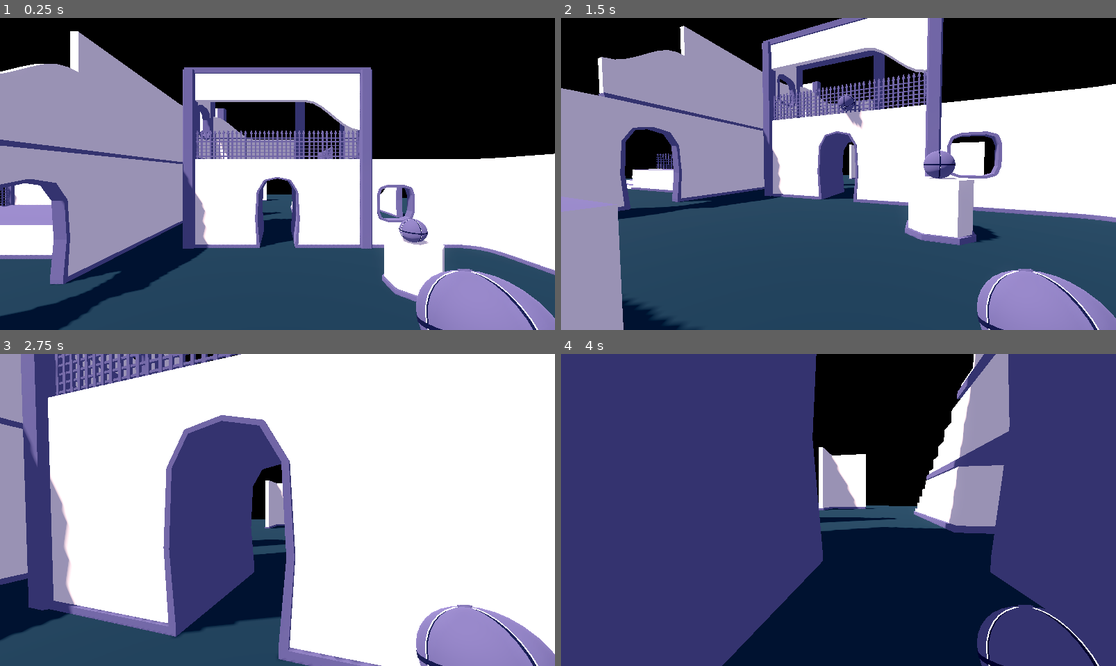
Above: before the commit, frames 1-4 (two rows, left to right).
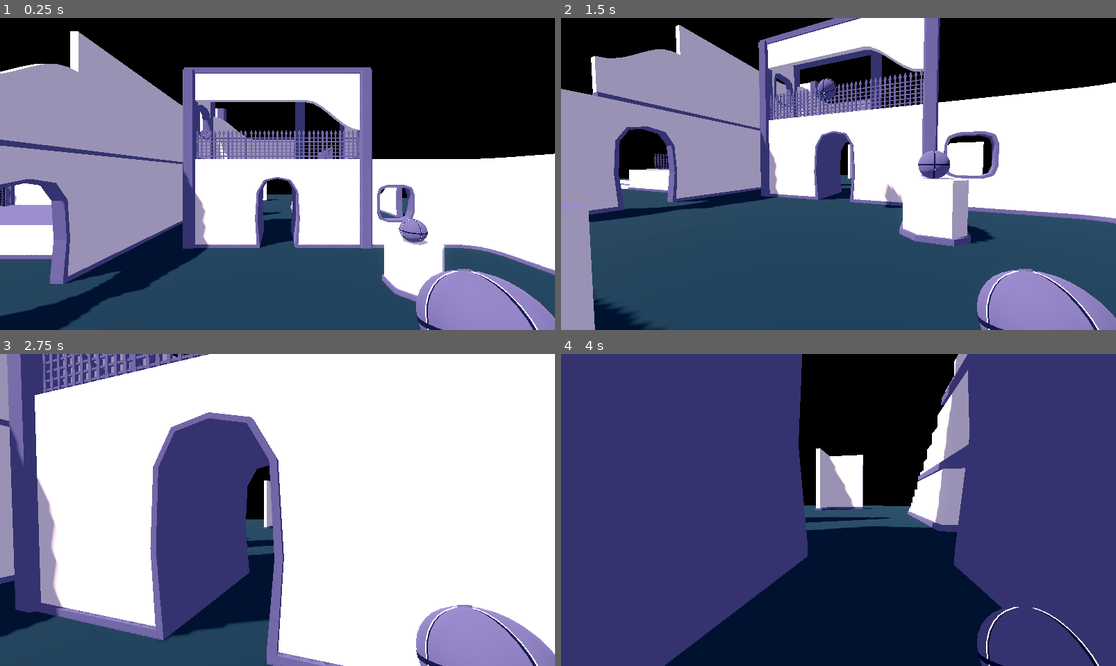
Above: after the commit, the same moments.

Repository: CANSLP/vfx-suite
Game: Godot game, scene res://scenes/test_scene.tscn
Same seed, same stepped clock (60 frames per second), same inputs: the game is played once before the commit and once after it.
Inputs (mouse positions are in pixels of both pictures, inside the frame that each line leads up to):
- Up to frame 1 (0.25 s): no input
- Up to frame 2 (1.5 s): tap Enter at 0.5 s; move the mouse to (960, 158) at 0.52 s; press the mouse at (960, 158) at 0.53 s; hold D (rightward) 0.53-1.28 s; tap Space (jump) at 0.77 s; move the mouse to (810, 174) at 1.27 s; release the mouse at (810, 174) at 1.28 s; hold W (forward) from 1.28 s (still down); tap Shift (crouch) at 1.35 s
- Up to frame 3 (2.75 s): keep holding W (forward); tap Space (jump) at 1.52 s; move the mouse to (288, 503) at 2.02 s; hold Ctrl (run) from 2.03 s (still down)
- Up to frame 4 (4 s): keep holding W (forward); move the mouse to (832, 516) at 2.77 s; release Ctrl (run) at 2.78 s; click (832, 516) at 2.85 s; tap Space (jump) at 3.02, 3.77 s; move the mouse to (877, 513) at 3.52 s; hold Shift (crouch) from 3.53 s (still down)

The runs differ from the first frame. In frame 1, less than 0.1% of the frame differs, in the area x 72-77%, y 64-73%; in frame 2, 11%; in frame 3, 15%, in the area x 0-69%, y 0-100%; in frame 4, 12%.

Commit message:
bomb progress

Diff:
--- /dev/null
+++ b/assets/materials/fx/fx_bomb_blast.tres
@@ -0,0 +1,10 @@
+[gd_resource type="ShaderMaterial" load_steps=2 format=3 uid="uid://cxyxmn0oxsilx"]
+
+[ext_resource type="Shader" path="res://assets/shaders/fx_bomb_blast.gdshader" id="1_41kcm"]
+
+[resource]
+render_priority = 0
+shader = ExtResource("1_41kcm")
+shader_parameter/color = Vector3(0.1, 1, 1)
+shader_parameter/time = 0.0
+shader_parameter/brightness = 5.0
--- /dev/null
+++ b/assets/shaders/bomb_rays.gdshader
@@ -0,0 +1,18 @@
+shader_type spatial;
+render_mode unshaded, cull_disabled;
+
+void vertex() {
+	// Called for every vertex the material is visible on.
+}
+
+void fragment() {
+	float t = COLOR.x;
+	if(t<0.01){
+		discard;
+	}
+}
+
+//void light() {
+	// Called for every pixel for every light affecting the material.
+	// Uncomment to replace the default light processing function with this one.
+//}
--- /dev/null
+++ b/assets/shaders/fx_bomb_blast.gdshader
@@ -0,0 +1,42 @@
+shader_type spatial;
+render_mode cull_disabled, unshaded, blend_add;
+uniform vec3 color;
+uniform float time = 0.5;
+uniform float brightness = 0.5;
+
+float mod289_1(float x){return x - floor(x * (1.0 / 289.0)) * 289.0;}
+vec4 mod289_4(vec4 x){return x - floor(x * (1.0 / 289.0)) * 289.0;}
+vec4 perm(vec4 x){return mod289_4(((x * 34.0) + 1.0) * x);}
+float noise(vec3 p){
+    vec3 a = floor(p);
+    vec3 d = p - a;
+    d = d * d * (3.0 - 2.0 * d);
+
+    vec4 b = a.xxyy + vec4(0.0, 1.0, 0.0, 1.0);
+    vec4 k1 = perm(b.xyxy);
+    vec4 k2 = perm(k1.xyxy + b.zzww);
+
+    vec4 c = k2 + a.zzzz;
+    vec4 k3 = perm(c);
+    vec4 k4 = perm(c + 1.0);
+
+    vec4 o1 = fract(k3 * (1.0 / 41.0));
+    vec4 o2 = fract(k4 * (1.0 / 41.0));
+
+    vec4 o3 = o2 * d.z + o1 * (1.0 - d.z);
+    vec2 o4 = o3.yw * d.x + o3.xz * (1.0 - d.x);
+
+    return o4.y * d.y + o4.x * (1.0 - d.y);
+}
+
+void fragment() {
+	float m = (noise(vec3(100.0*UV.x+TIME*5.0,25.0*UV.y-TIME*50.0,0.0))+noise(vec3(100.0*UV.x-TIME*5.0,25.0*UV.y-TIME*50.0,0.5)))/2.0;
+	ALPHA = time+pow(m,5.0)*5.0;
+	if(ALPHA>1.0){
+		discard;
+	}
+	if(!FRONT_FACING){
+		ALPHA *= 0.05;
+	}
+	ALBEDO = color*brightness;
+}
--- /dev/null
+++ b/assets/shaders/fx_bomb_smoke.gdshader
@@ -0,0 +1,28 @@
+shader_type spatial;
+render_mode unshaded;
+uniform float scale = 0.5;
+uniform vec3 color;
+
+void vertex() {
+	float t = COLOR.x;
+	float curve = 1.0-pow(2.0*pow(1.0-(t/2.0),10.0)-1.0,2.0);
+	float size = scale*curve;
+	mat4 modified_model_view = VIEW_MATRIX * mat4(
+        INV_VIEW_MATRIX[0]*size,
+        INV_VIEW_MATRIX[1]*size,
+        INV_VIEW_MATRIX[2]*size,
+        MODEL_MATRIX[3]
+    );
+    MODELVIEW_MATRIX = modified_model_view;
+}
+
+void fragment() {
+	float t = COLOR.x;
+	float curve = 0.5+4.0*pow(t-0.5,3.0);
+	vec2 ruv = UV-vec2(0.5,0.5);
+	float d = sqrt(ruv.x*ruv.x+ruv.y*ruv.y);
+	if(d>0.5){
+		discard;
+	}
+	ALBEDO = color*(vec3(1.0)-curve*2.0)*5.0*(1.0-curve);
+}
--- a/classes/fx/bomb_explosion.tscn
+++ b/classes/fx/bomb_explosion.tscn
@@ -1,7 +1,10 @@
-[gd_scene load_steps=6 format=4 uid="uid://8emqxmwg8tar"]
+[gd_scene load_steps=17 format=4 uid="uid://8emqxmwg8tar"]
 
 [ext_resource type="Script" path="res://scripts/bomb_explosion.gd" id="1_ul0d4"]
 [ext_resource type="Material" uid="uid://bcskofc8fdqkc" path="res://assets/materials/fx/fx_explosion_rims.tres" id="2_4u4gc"]
+[ext_resource type="Material" uid="uid://cxyxmn0oxsilx" path="res://assets/materials/fx/fx_bomb_blast.tres" id="3_b538k"]
+[ext_resource type="Shader" path="res://assets/shaders/fx_bomb_smoke.gdshader" id="4_k7glb"]
+[ext_resource type="Shader" path="res://assets/shaders/bomb_rays.gdshader" id="5_yrocg"]
 
 [sub_resource type="StandardMaterial3D" id="StandardMaterial3D_ey28t"]
 
@@ -35,6 +38,32 @@
 blend_shape_mode = 0
 shadow_mesh = SubResource("ArrayMesh_0h3oe")
 
+[sub_resource type="SphereMesh" id="SphereMesh_ba8e2"]
+
+[sub_resource type="ShaderMaterial" id="ShaderMaterial_jwf5o"]
+render_priority = 0
+shader = ExtResource("4_k7glb")
+shader_parameter/scale = 0.5
+shader_parameter/color = Vector3(0.5, 1, 1)
+
+[sub_resource type="QuadMesh" id="QuadMesh_jesv4"]
+
+[sub_resource type="Curve" id="Curve_sttem"]
+max_value = 25.0
+_data = [Vector2(0, 25), 0.0, -116.14, 0, 0, Vector2(1, 0), 17.4647, 0.0, 0, 0]
+point_count = 2
+
+[sub_resource type="Gradient" id="Gradient_t75t1"]
+
+[sub_resource type="ShaderMaterial" id="ShaderMaterial_082g5"]
+render_priority = 0
+shader = ExtResource("5_yrocg")
+
+[sub_resource type="QuadMesh" id="QuadMesh_rtvev"]
+size = Vector2(0.1, 1)
+
+[sub_resource type="Gradient" id="Gradient_0kesd"]
+
 [node name="BombExplosion" type="Node3D"]
 script = ExtResource("1_ul0d4")
 
@@ -47,3 +76,44 @@
 material_override = ExtResource("2_4u4gc")
 mesh = SubResource("ArrayMesh_e8crt")
 skeleton = NodePath("")
+
+[node name="blast" type="MeshInstance3D" parent="."]
+transform = Transform3D(0, 0, 0, 0, 0, 0, 0, 0, 0, 0, 0, 0)
+material_override = ExtResource("3_b538k")
+mesh = SubResource("SphereMesh_ba8e2")
+
+[node name="smoke" type="CPUParticles3D" parent="."]
+material_override = SubResource("ShaderMaterial_jwf5o")
+emitting = false
+amount = 32
+lifetime = 2.0
+one_shot = true
+explosiveness = 0.95
+mesh = SubResource("QuadMesh_jesv4")
+spread = 180.0
+gravity = Vector3(0, 2, 0)
+initial_velocity_min = 4.0
+initial_velocity_max = 6.0
+damping_min = 0.75
+damping_max = 1.25
+damping_curve = SubResource("Curve_sttem")
+scale_amount_min = 0.1
+scale_amount_max = 0.1
+color_ramp = SubResource("Gradient_t75t1")
+
+[node name="rays" type="CPUParticles3D" parent="."]
+material_override = SubResource("ShaderMaterial_082g5")
+emitting = false
+amount = 32
+lifetime = 0.25
+one_shot = true
+explosiveness = 0.95
+mesh = SubResource("QuadMesh_rtvev")
+emission_shape = 2
+emission_sphere_radius = 2.0
+particle_flag_align_y = true
+spread = 0.0
+gravity = Vector3(0, 0, 0)
+radial_accel_min = 0.1
+radial_accel_max = 0.1
+color_ramp = SubResource("Gradient_0kesd")
--- a/classes/items/bomb.tscn
+++ b/classes/items/bomb.tscn
@@ -1,13 +1,19 @@
-[gd_scene load_steps=5 format=3 uid="uid://d1yhtgplfxot1"]
+[gd_scene load_steps=6 format=3 uid="uid://d1yhtgplfxot1"]
 
 [ext_resource type="Script" path="res://scripts/bomb.gd" id="1_bhpnu"]
 [ext_resource type="PackedScene" uid="uid://cdpsuo4ubwrb4" path="res://assets/models/bomb.glb" id="1_heia3"]
 [ext_resource type="Material" uid="uid://dnr4ulqqw2wqf" path="res://assets/materials/fx/fx_bomb_seam.tres" id="2_bytvm"]
 
+[sub_resource type="PhysicsMaterial" id="PhysicsMaterial_tnb4j"]
+bounce = 0.25
+
 [sub_resource type="SphereShape3D" id="SphereShape3D_ktwg6"]
 radius = 0.25
 
 [node name="bomb" type="RigidBody3D"]
+collision_layer = 2
+collision_mask = 3
+physics_material_override = SubResource("PhysicsMaterial_tnb4j")
 script = ExtResource("1_bhpnu")
 
 [node name="CollisionShape3D" type="CollisionShape3D" parent="."]
--- a/classes/player.tscn
+++ b/classes/player.tscn
@@ -19,7 +19,7 @@
 
 [node name="player" type="RigidBody3D"]
 transform = Transform3D(1, 0, 0, 0, 1, 0, 0, 0, 1, 0, 1, 0)
-collision_layer = 2
+collision_layer = 128
 axis_lock_angular_x = true
 axis_lock_angular_y = true
 axis_lock_angular_z = true
--- a/scripts/bomb_explosion.gd
+++ b/scripts/bomb_explosion.gd
@@ -2,14 +2,24 @@
 
 var time = 0.0
 var mat_rims : Material
+var mat_blast : Material
 
 # Called when the node enters the scene tree for the first time.
 func _ready():
 	time = 0
+
 	mat_rims = $rims.material_override
 	mat_rims = mat_rims.duplicate()
 	$rims.material_override = mat_rims
 	$rims.scale = Vector3(0,0,0)
+
+	mat_blast = $blast.material_override
+	mat_blast = mat_blast.duplicate()
+	$blast.material_override = mat_blast
+	$blast.scale = Vector3(0,0,0)
+	$blast.global_rotation = Vector3(0,0,0)
+
+	$smoke.emitting = true
 
 
 # Called every frame. 'delta' is the elapsed time since the previous frame.
@@ -19,6 +29,11 @@
 
 	$rims.scale = Vector3(1,1,1)*clamp(pow(time*5.0,0.125),0,1)
 	mat_rims.set("shader_parameter/time",clamp(pow(time*5.0,0.125),0,1));
+	mat_rims.set("shader_parameter/brightness",10.0*clamp(pow(time*5.0,0.125),0,1));
 
-	if time > 5.0:
+	$blast.scale = Vector3(1,1,1)*clamp(pow(time*3.0,0.125),0,1)*2.5
+	$blast.global_rotation = Vector3(0,0,0)
+	mat_blast.set("shader_parameter/time",clamp(pow(time*3.0,0.125),0,1));
+
+	if time > 2.5:
 		queue_free()
